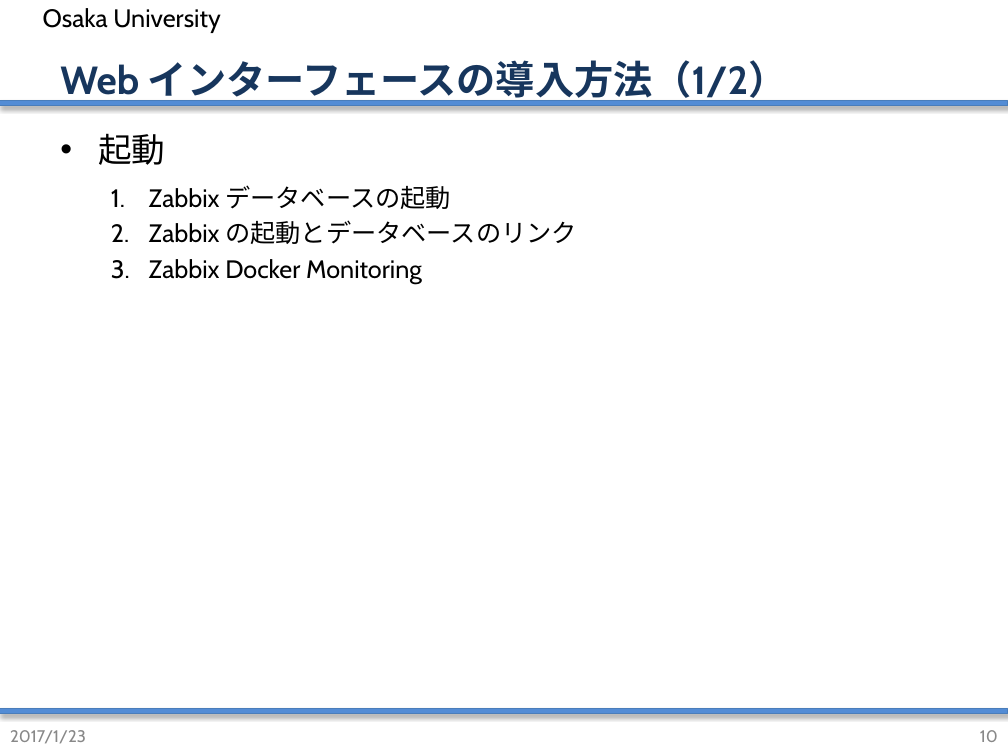
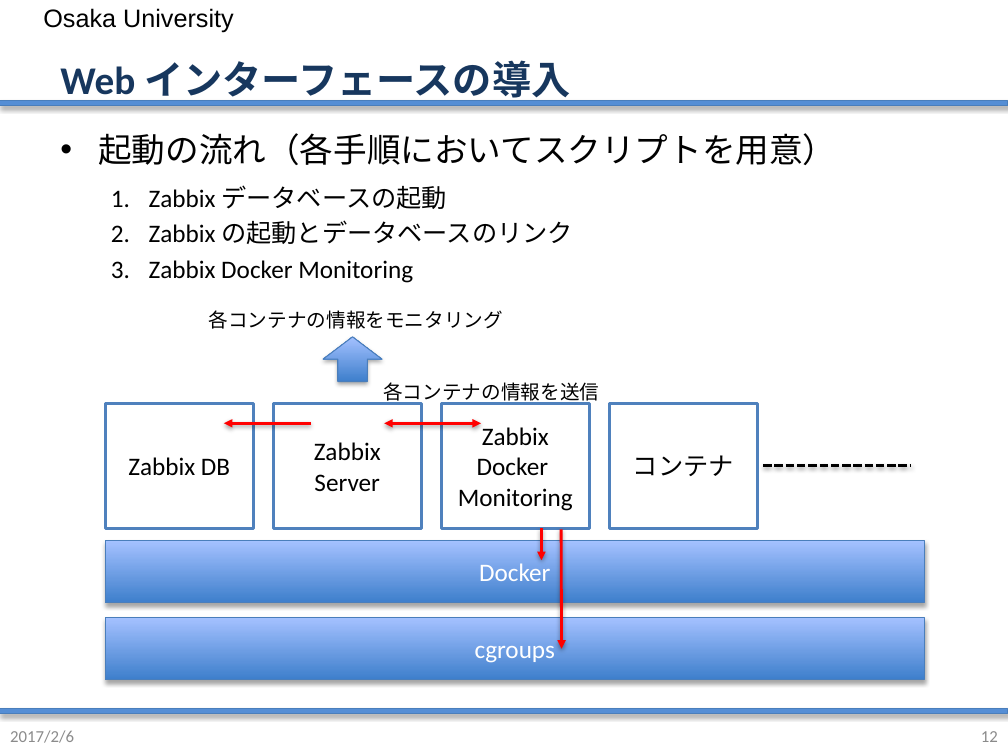
Before and after one commit to handai-trema/IaaS-namn, a slide deck: slide 12 of web/team-namnネットワーク演習最終課題.pptx (slide 10 before the commit). Drawn at 1008x756 pixels with LibreOffice and Linux fonts; fonts in the diff are those of the drawing; background and template pictures are left out. Boxes give left, top, right and bottom in pixels: in the first picture for what was removed or moved away, otherwise in the second. Text is boxed around its words. In the diff, an @@ line names an element or a change of style, - is before the commit and + after.

```diff
--- a/web/team-namnネットワーク演習最終課題.pptx
+++ b/web/team-namnネットワーク演習最終課題.pptx
@@ text "Osaka University" at bbox=[43, 8, 234, 33]: font Cabin to Arial; indent changed; more space between paragraphs @@
@@ title at bbox=[60, 60, 570, 105]: text changed; font Cabin to Calibri; text colour #17365D to #17375E @@
-Web インターフェースの導入方法（1/2）
+Web インターフェースの導入
@@ text at bbox=[98, 133, 836, 165]: text changed; font Cabin to Calibri @@
-• 起動
+• 起動の流れ（各手順においてスクリプトを用意）
@@ text at bbox=[149, 185, 573, 283]: font Cabin to Calibri in "Zabbix データベースの起動", "Zabbix の起動とデータベースのリンク", "Zabbix Docker Monitoring"; less space between paragraphs @@
@@ text added at bbox=[209, 310, 503, 329], 14 pt, text #000000 @@
+各コンテナの情報をモニタリング
@@ up arrow added at bbox=[323, 337, 382, 381], fill gradient #3F80CE to #A4C4FF, outline #4B7EBC 0.75 pt @@
@@ text added at bbox=[383, 382, 599, 405], 14 pt, text #000000 @@
+各コンテナの情報を送信
@@ rectangle added at bbox=[105, 403, 253, 528], fill #FFFFFF, outline #4F81BD 2 pt, 18 pt, text #000000 @@
+Zabbix DB
@@ rectangle added at bbox=[273, 403, 421, 528], fill #FFFFFF, outline #4F81BD 2 pt, 18 pt, text #000000 @@
+Zabbix
+Server
@@ rectangle added at bbox=[442, 403, 590, 528], fill #FFFFFF, outline #4F81BD 2 pt, 18 pt, text #000000 @@
+Zabbix Docker
+Monitoring
@@ rectangle added at bbox=[609, 403, 757, 528], fill #FFFFFF, outline #4F81BD 2 pt, 18 pt, text #000000 @@
+コンテナ
@@ arrow added from (310, 423) to (224, 423), #FF0000 2 pt @@
@@ double arrow added from (384, 423) to (481, 423), #FF0000 2 pt @@
@@ line added from (763, 466) to (911, 466), #000000 2 pt dashed @@
@@ arrow added from (541, 528) to (541, 560), #FF0000 2 pt @@
@@ arrow added from (561, 529) to (561, 649), #FF0000 2 pt @@
@@ rectangle added at bbox=[105, 541, 924, 603], fill gradient #3F80CE to #A4C4FF, outline #4B7EBC 0.75 pt, 18 pt, text #FFFFFF @@
+Docker
@@ rectangle added at bbox=[105, 618, 924, 679], fill gradient #3F80CE to #A4C4FF, outline #4B7EBC 0.75 pt, 18 pt, text #FFFFFF @@
+cgroups
@@ text at bbox=[10, 730, 74, 743]: text changed; font Cabin to Calibri; text colour #888888 to #8C8C8C @@
-2017/1/23
+2017/2/6
@@ page number at bbox=[981, 731, 998, 742]: text changed; font Cabin to Calibri; text colour #888888 to #8C8C8C @@
-10
+12
```
Also in this commit, not shown: 10 other slides changed, 6 slides added, 4 slides removed, 1 other file.
